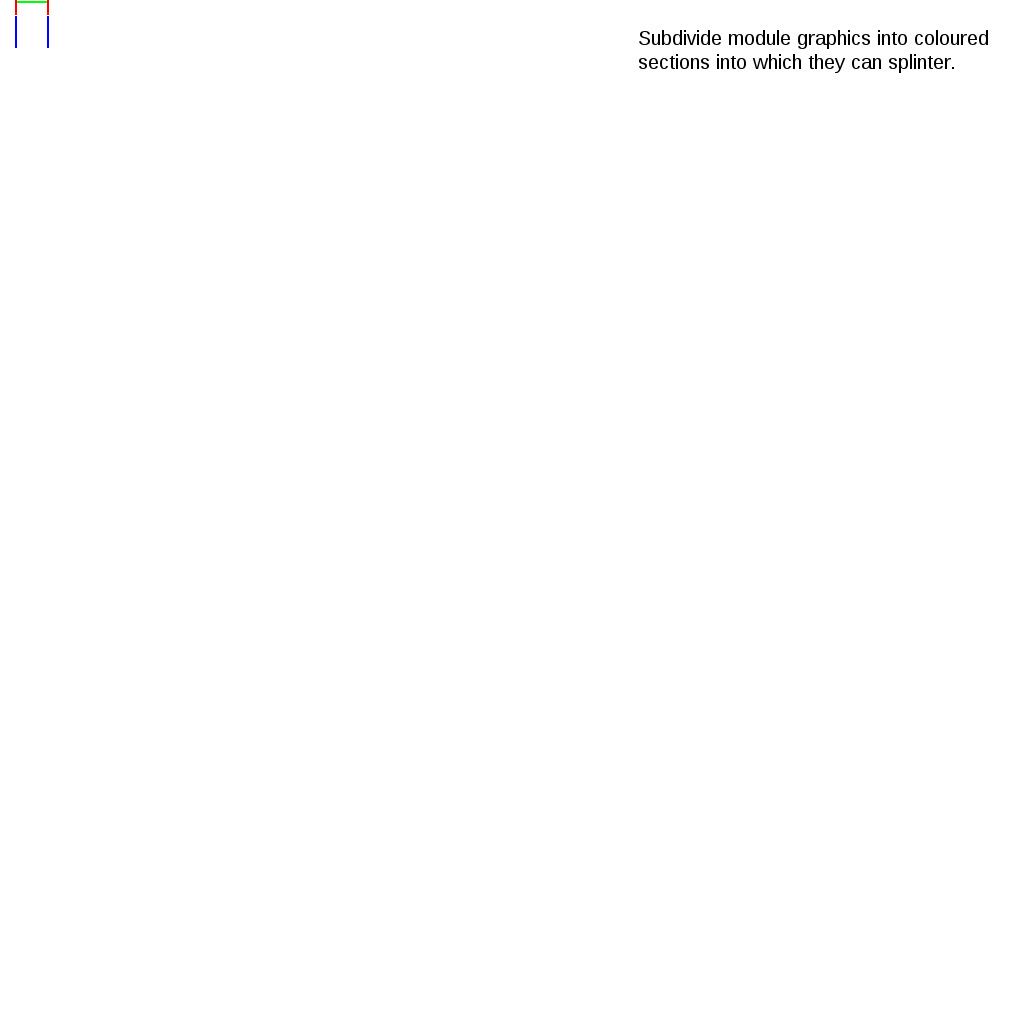
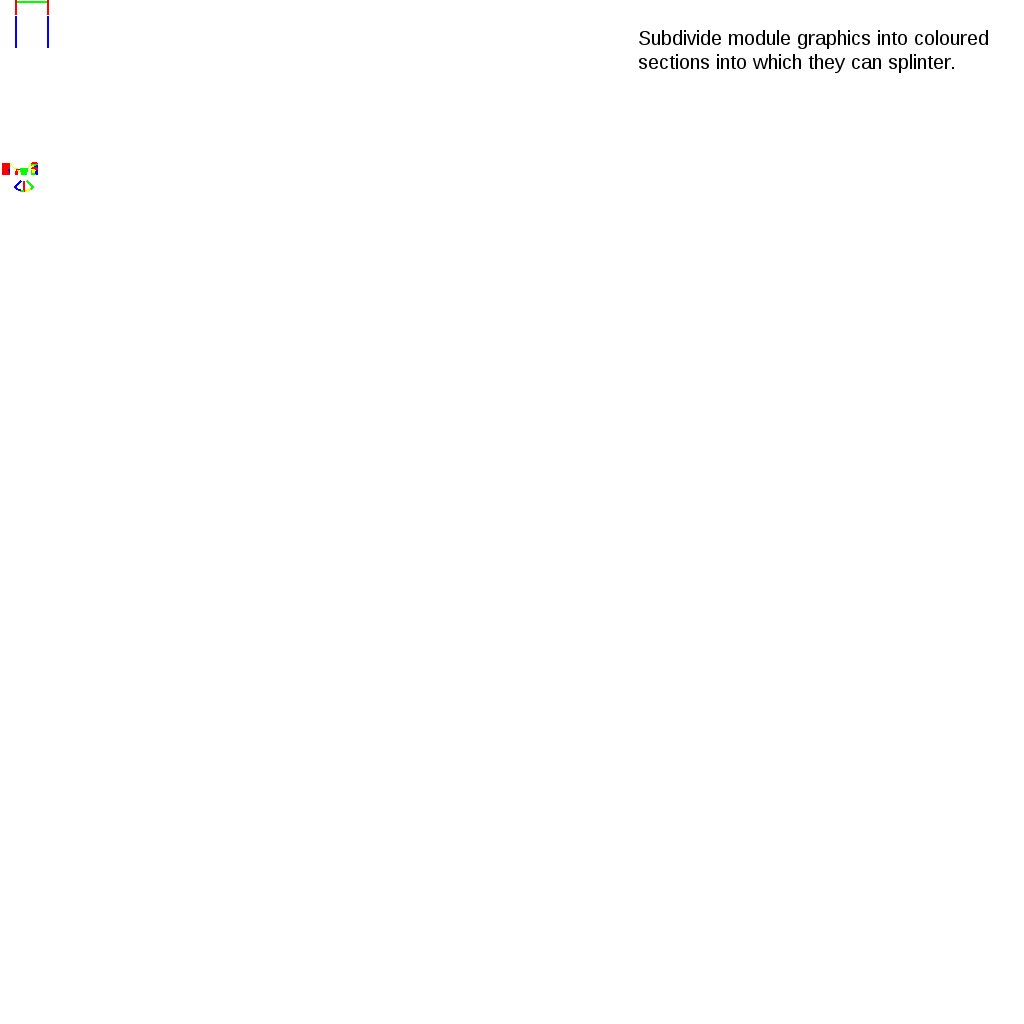
Before/after of a 1024 × 1024 layered artwork. What changed in the layer stack:
painted on "my_spritesheet_fragments" over (x1=2, y1=162, x2=38, y2=192)
hid group "my_spritesheet_bump" (3 layers) over (x1=2, y1=162, x2=38, y2=192)
painted on "Shiny" over (x1=2, y1=162, x2=38, y2=192)
painted on "Horizontal" over (x1=2, y1=162, x2=38, y2=192)
painted on "Vertical" over (x1=2, y1=162, x2=38, y2=192)
hid "my_spritesheet", painted on it over (x1=2, y1=162, x2=38, y2=192)
hid "16x16 grid" over (x1=2, y1=162, x2=38, y2=192)
